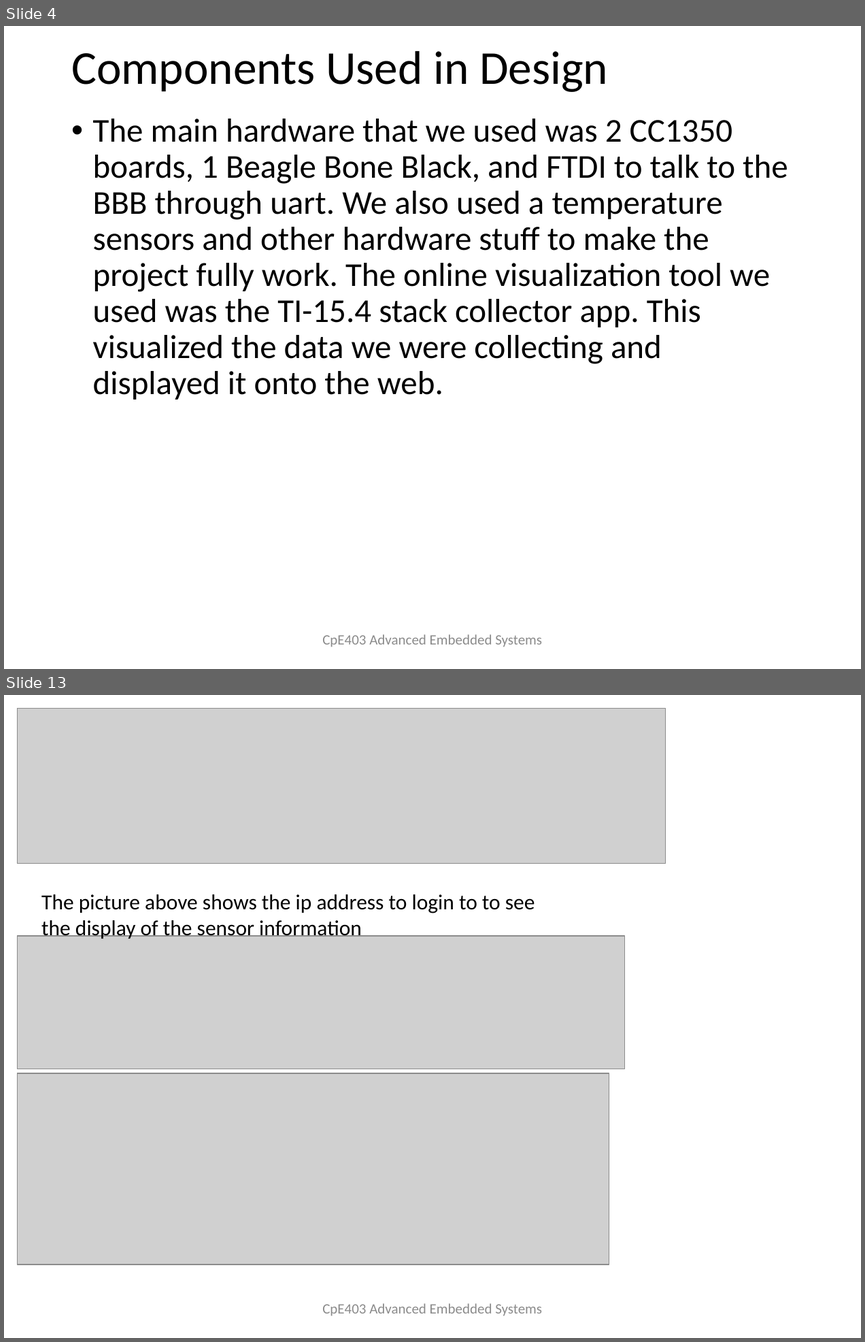
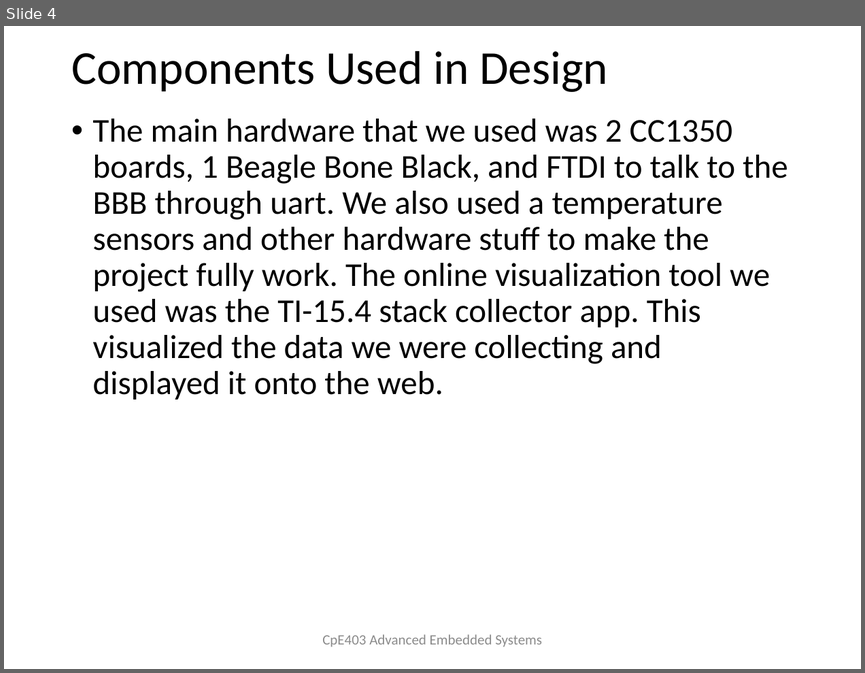
Before and after one commit to TraceStewart/epc304llaf8102vlnu, a slide deck: Final/CpE403_Project_F2018.pptx. Shown one above the other, each under a label of ours: slides 4 and 13 before the commit, slide 4 after it; the slides between them are not shown. The pictures are 865x1342 and 865x673 pixels, drawn with LibreOffice and Linux fonts; fonts in the diff are those of the drawing; grey boxes stand for pictures. Boxes give left, top, right and bottom in pixels: in the first picture for what was removed or moved away, otherwise in the second. Text is boxed around its words. In the diff, an @@ line names an element or a change of style, - is before the commit and + after.

```diff
--- a/Final/CpE403_Project_F2018.pptx
+++ b/Final/CpE403_Project_F2018.pptx
@@ slide 13 removed at bbox=[4, 695, 861, 1338], background #FFFFFF @@
@@ picture removed at bbox=[17, 708, 664, 863] @@
@@ text removed at bbox=[41, 894, 535, 940] @@
-The picture above shows the ip address to login to to see the display of the sensor information
@@ picture removed at bbox=[17, 936, 624, 1068] @@
@@ picture removed at bbox=[17, 1073, 609, 1264] @@
@@ text removed at bbox=[322, 1303, 542, 1316] @@
-CpE403 Advanced Embedded Systems
```
Also in this commit, not shown: 9 slides changed, 2 slides added, 3 other slides removed, 1 other file.
